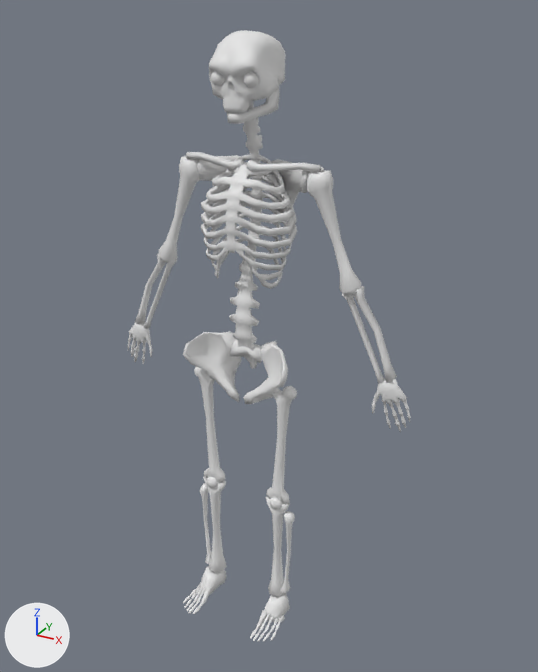
An edit to the FBX model wizcape/Assets/Models/Enemies/SpookyScarySkeleton/Skeleton/SkeletonL.fbx, drawn before and after from the same camera.
One viewpoint serves both versions: a 50 mm camera at (0.622, -1.076, 1.093) aimed at (0.035, -0.009, 0.56). Lighting does not change. The marker at lower left points along +X, +Y and +Z. Where no turn or scale is listed for an object, it has been applied to the vertices.

The first picture shows 'SkeletonL.003', 'SkeletonL.005', 'SkeletonL.009', 'SkeletonL.010', 'SkeletonL.011', 'SkeletonL.012', 'SkeletonL.014', 'SkeletonL.015', 'SkeletonL.016', 'SkeletonL.017', 'SkeletonL.018', 'SkeletonL.019'.
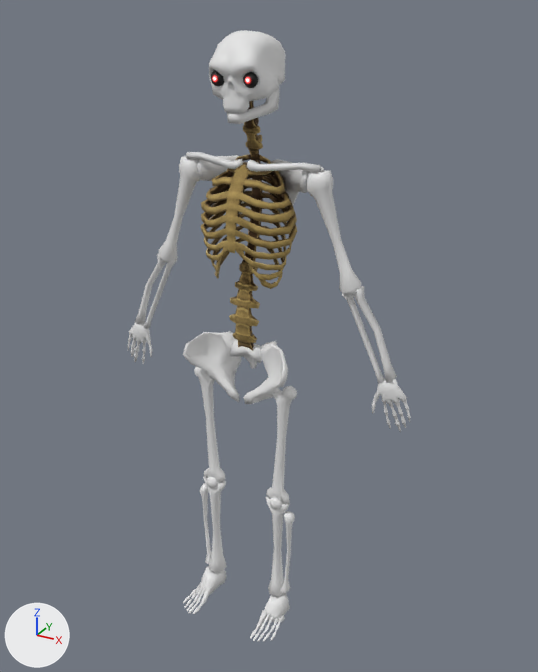
The newer file is also rescaled (x1.4) as a whole; pictures and numbers use the older file's frame.

What differs and where, as boxes [x1, y1, x2, y2] in the pictures (538 x 672 px):
'SkeletonL.005', recoloured (grey to brown): [201, 101, 297, 351] in both

The change, as a list of edits to the scene's bpy script:
```text
Add img_skeletonl_skeleton_albedotransparency_png:
    img_skeletonl_skeleton_albedotransparency_png = load_image('SkeletonL_Skeleton_AlbedoTransparency.png', 'Mat/SkeletonL_Skeleton_AlbedoTransparency.png', 2048, 2048, 'sRGB')
Add mat_skeleton_001:
    mat_skeleton_001 = principled_material('Skeleton.001')
    mat_skeleton_001.texture = img_skeletonl_skeleton_albedotransparency_png
    mat_skeleton_001.roughness = 1.0
Change me_plane_007:
    where me_plane_007.from_pydata(...)  # 931 vertices, 965 faces; spans x -0.088..0.088, y 0.03..0.133, z 0.553..0.978
    add me_plane_007.materials.append(mat_skeleton_001)  # picture img_skeletonl_skeleton_albedotransparency_png
```
